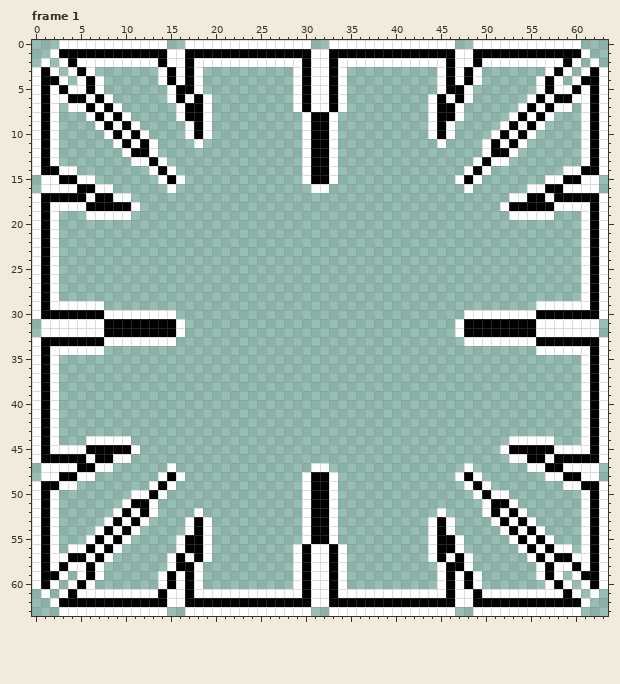
Two states of a pixel-art file, assets/raw/marker.aseprite. This is how it looked before the edit.
64x64 pixels, 1 frame. Shown: frame 1. The commit also changed other frames, which this record leaves out.
The result:
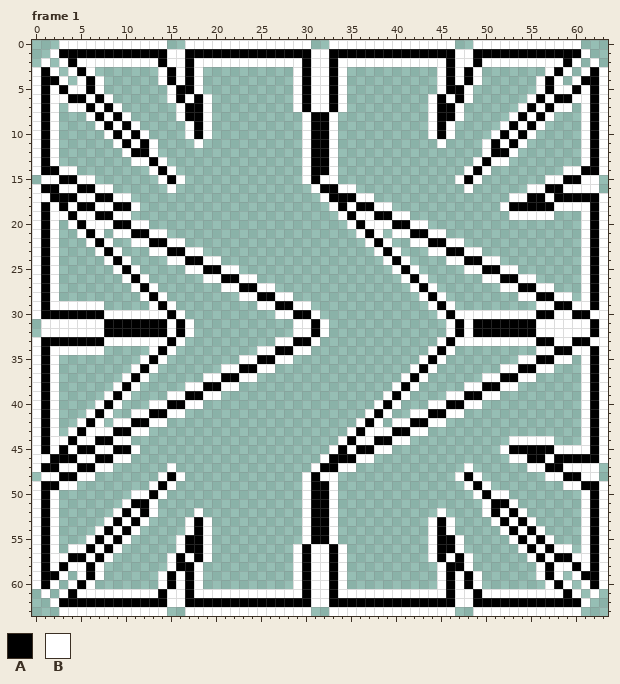
Palette (. is transparent): A #000000  B #ffffff
From the commit log: better markers for movement projection
What changed:
layer "Center" added
layer "Arrow" added
layer "Layer 1" removed
Frame 1, layer "Arrow":
y 15: x 32 A -> B
y 16: x 0..2 .BB -> BAA; x 32..35 B... -> AABB
y 17: x 1 A -> B; x 5 A -> B; x 32..37 ...... -> BAAABB
y 18: x 3 B -> A; x 5 B -> A; x 7..8 AA -> BB; x 33..39 ....... -> BABAABB
y 19: x 3..5 ... -> BAB; x 7..8 BB -> AA; x 34..41 ........ -> BABBAABB
y 20: x 4..12 ......... -> BABBBAABB; x 35..43 ......... -> BABBBAABB
y 21: x 5..7 ... -> BAB; x 9..14 ...... -> BBAABB; x 36..38 ... -> BAB; x 40..45 ...... -> BBAABB
y 22: x 6..8 ... -> BAB; x 11..16 ...... -> BBAABB; x 37..39 ... -> BAB; x 42..47 ...... -> BBAABB
y 23: x 7..9 ... -> BAB; x 13..18 ...... -> BBAABB; x 38..40 ... -> BAB; x 44..49 ...... -> BBAABB
y 24: x 8..10 ... -> BAB; x 15..20 ...... -> BBAABB; x 39..41 ... -> BAB; x 46..51 ...... -> BBAABB
y 25: x 9..11 ... -> BAB; x 17..22 ...... -> BBAABB; x 40..42 ... -> BAB; x 48..53 ...... -> BBAABB
y 26: x 10..12 ... -> BAB; x 19..24 ...... -> BBAABB; x 41..43 ... -> BAB; x 50..55 ...... -> BBAABB
y 27: x 11..13 ... -> BAB; x 21..26 ...... -> BBAABB; x 42..44 ... -> BAB; x 52..57 ...... -> BBAABB
y 28: x 12..14 ... -> BAB; x 23..28 ...... -> BBAABB; x 43..45 ... -> BAB; x 54..59 ...... -> BBAABB
y 29: x 13..15 ... -> BAB; x 25..30 ...... -> BBAABB; x 44..46 ... -> BAB; x 58..59 BB -> AA
y 30: x 15..16 B. -> AB; x 27..31 ..... -> BBAAB; x 45..47 ... -> BAB; x 58..59 AA -> BB; x 62 A -> B
y 31..32: x 15..17 AB. -> BAB; x 29..32 .... -> BBAB; x 46..48 .BA -> BAB; x 62..63 B. -> AB
y 33: x 15..16 B. -> AB; x 27..31 ..... -> BBAAB; x 45..47 ... -> BAB; x 58..59 AA -> BB; x 62 A -> B
y 34: x 13..15 ... -> BAB; x 25..30 ...... -> BBAABB; x 44..46 ... -> BAB; x 58..59 BB -> AA
y 35: x 12..14 ... -> BAB; x 23..28 ...... -> BBAABB; x 43..45 ... -> BAB; x 54..59 ...... -> BBAABB
y 36: x 11..13 ... -> BAB; x 21..26 ...... -> BBAABB; x 42..44 ... -> BAB; x 52..57 ...... -> BBAABB
y 37: x 10..12 ... -> BAB; x 19..24 ...... -> BBAABB; x 41..43 ... -> BAB; x 50..55 ...... -> BBAABB
y 38: x 9..11 ... -> BAB; x 17..22 ...... -> BBAABB; x 40..42 ... -> BAB; x 48..53 ...... -> BBAABB
y 39: x 8..10 ... -> BAB; x 15..20 ...... -> BBAABB; x 39..41 ... -> BAB; x 46..51 ...... -> BBAABB
y 40: x 7..9 ... -> BAB; x 13..18 ...... -> BBAABB; x 38..40 ... -> BAB; x 44..49 ...... -> BBAABB
y 41: x 6..8 ... -> BAB; x 11..16 ...... -> BBAABB; x 37..39 ... -> BAB; x 42..47 ...... -> BBAABB
y 42: x 5..7 ... -> BAB; x 9..14 ...... -> BBAABB; x 36..38 ... -> BAB; x 40..45 ...... -> BBAABB
y 43: x 4..12 ......... -> BABBBAABB; x 35..43 ......... -> BABBBAABB
y 44: x 3..5 ... -> BAB; x 7..8 BB -> AA; x 34..41 ........ -> BABBAABB
y 45: x 3 B -> A; x 5 B -> A; x 7..8 AA -> BB; x 33..39 ....... -> BABAABB
y 46: x 1 A -> B; x 5 A -> B; x 32..37 ...... -> BAAABB
y 47: x 0..2 .BB -> BAA; x 32..35 B... -> AABB
y 48: x 32 A -> B
Boxes around the changes in both pictures, in picture pixels (x1, y1, x2, y2):
changed: (32, 175, 608, 481)
